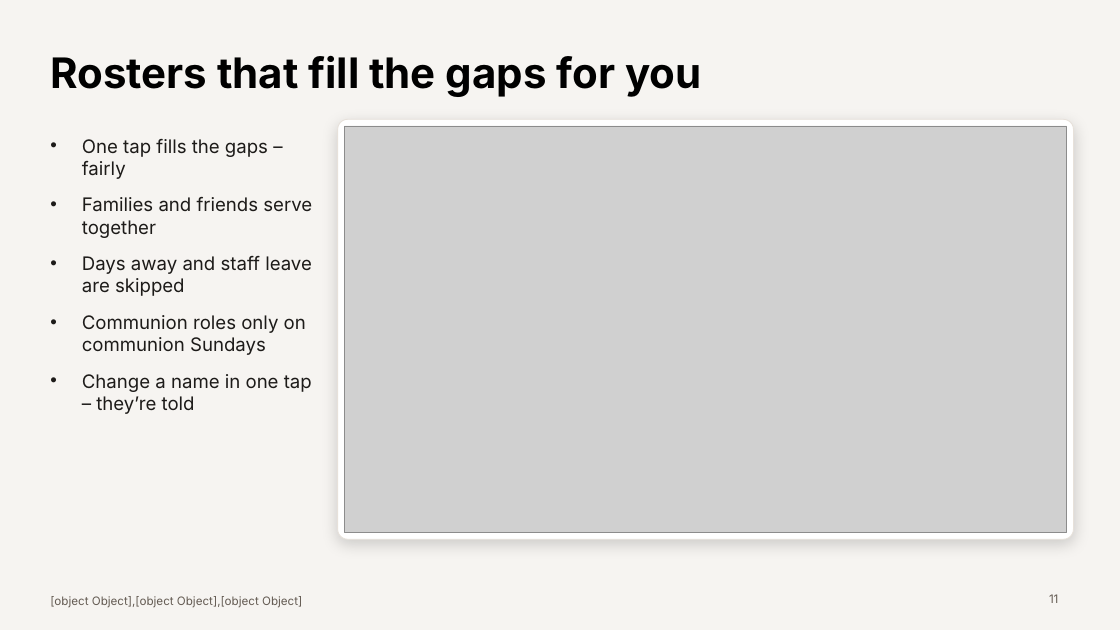
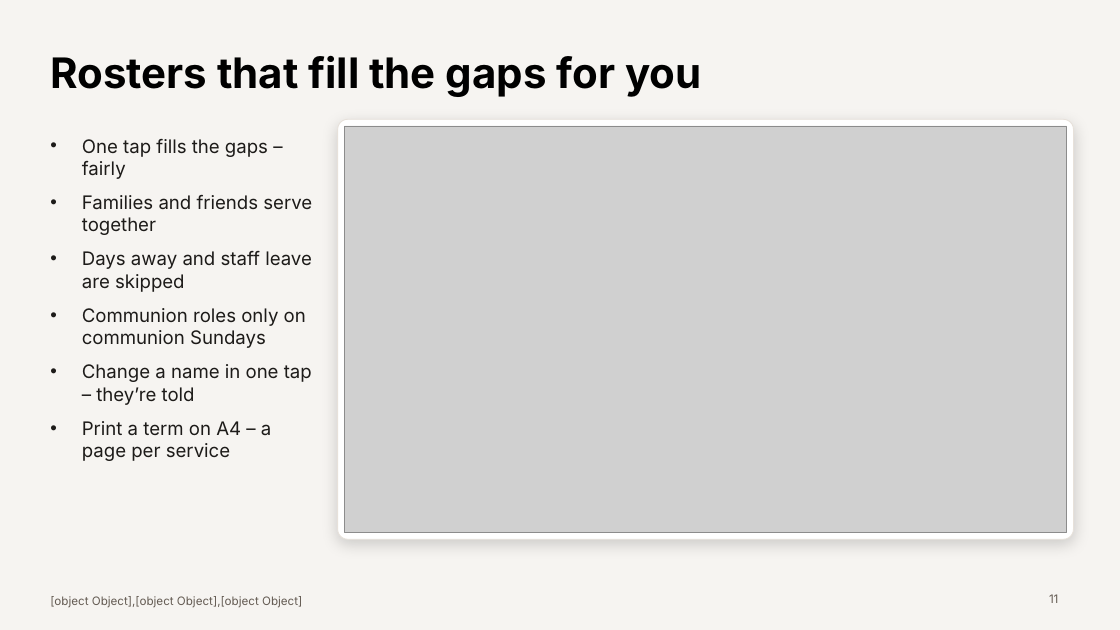
Before and after one commit to pian1966/church-hub, a slide deck: slide 11 of docs/presentation/church-and-trellis-presentation.pptx. Drawn at 1120x630 pixels with LibreOffice and Linux fonts; fonts in the diff are those of the drawing; grey boxes stand for pictures. Boxes give left, top, right and bottom in pixels: in the first picture for what was removed or moved away, otherwise in the second. Text is boxed around its words. In the diff, an @@ line names an element or a change of style, - is before the commit and + after.

```diff
--- a/docs/presentation/church-and-trellis-presentation.pptx
+++ b/docs/presentation/church-and-trellis-presentation.pptx
@@ text at (x1=82, y1=139, x2=312, y2=405): less space between paragraphs @@
@@ text at (x1=82, y1=421, x2=271, y2=461): paragraph added @@
+• Print a term on A4 – a page per service
```
Also in this commit, not shown: 1 other slide changed, 19 other files.
